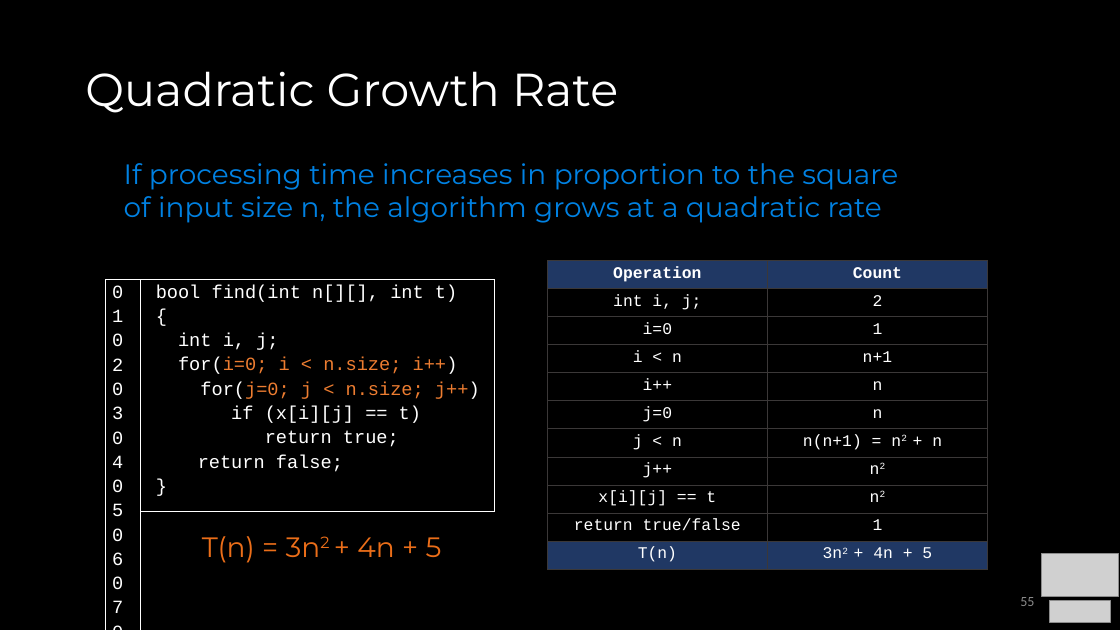
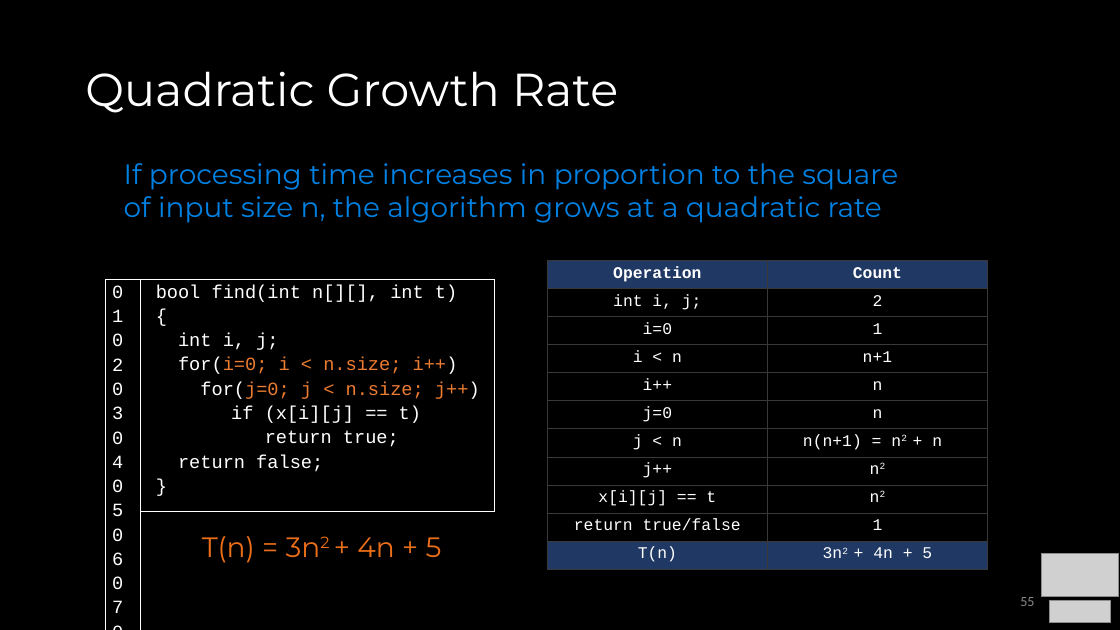
Before and after one commit to COP3530/Instructional-Content, a slide deck: slide 55 of Slides/Slides-PPT/1 - Algorithmic Analysis.pptx. Drawn at 1120x630 pixels with LibreOffice and Linux fonts; fonts in the diff are those of the drawing; grey boxes stand for pictures. Boxes give left, top, right and bottom in pixels: in the first picture for what was removed or moved away, otherwise in the second. Text is boxed around its words. In the diff, an @@ line names an element or a change of style, - is before the commit and + after.

```diff
--- a/Slides/Slides-PPT/1 - Algorithmic Analysis.pptx
+++ b/Slides/Slides-PPT/1 - Algorithmic Analysis.pptx
@@ table at <box>150,280,503,534</box> @@
@@ list level 2 to 1 in "return false;" @@
```
Also in this commit, not shown: 1 other slide changed, 1 slide added, 1 other file.
